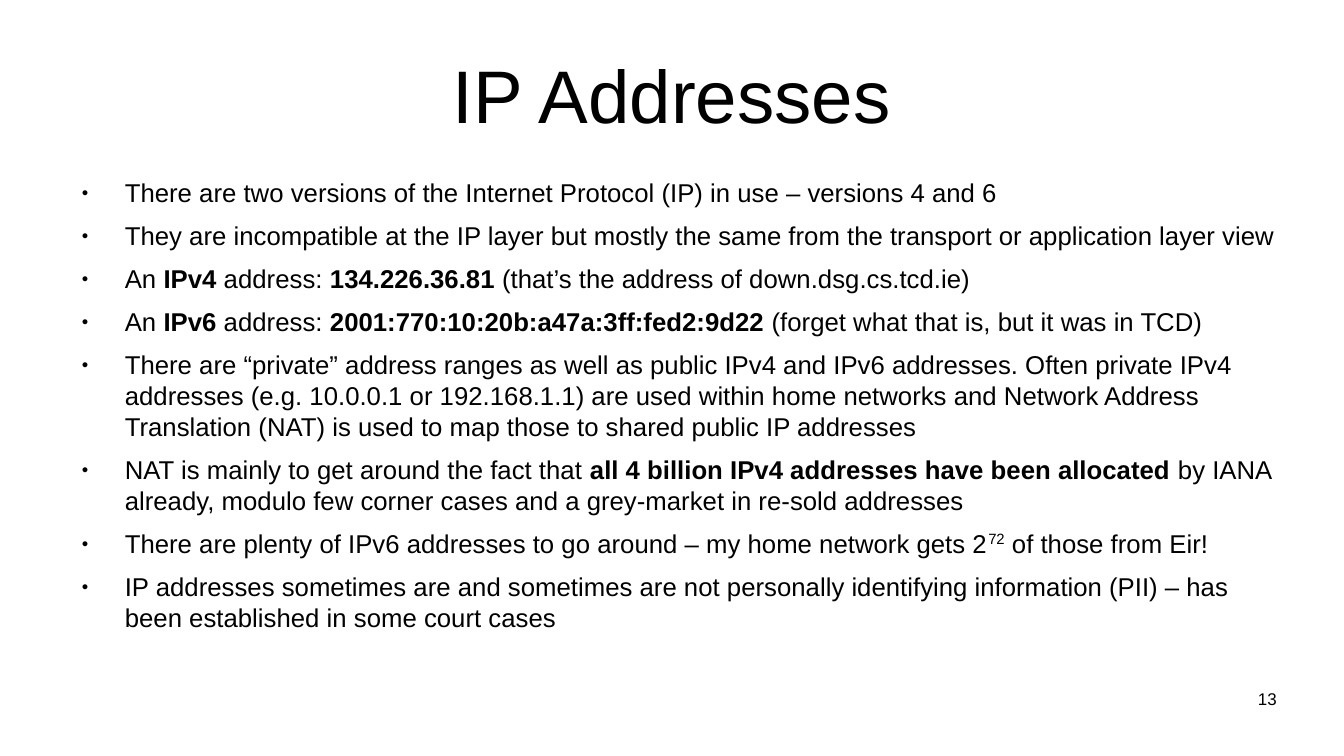
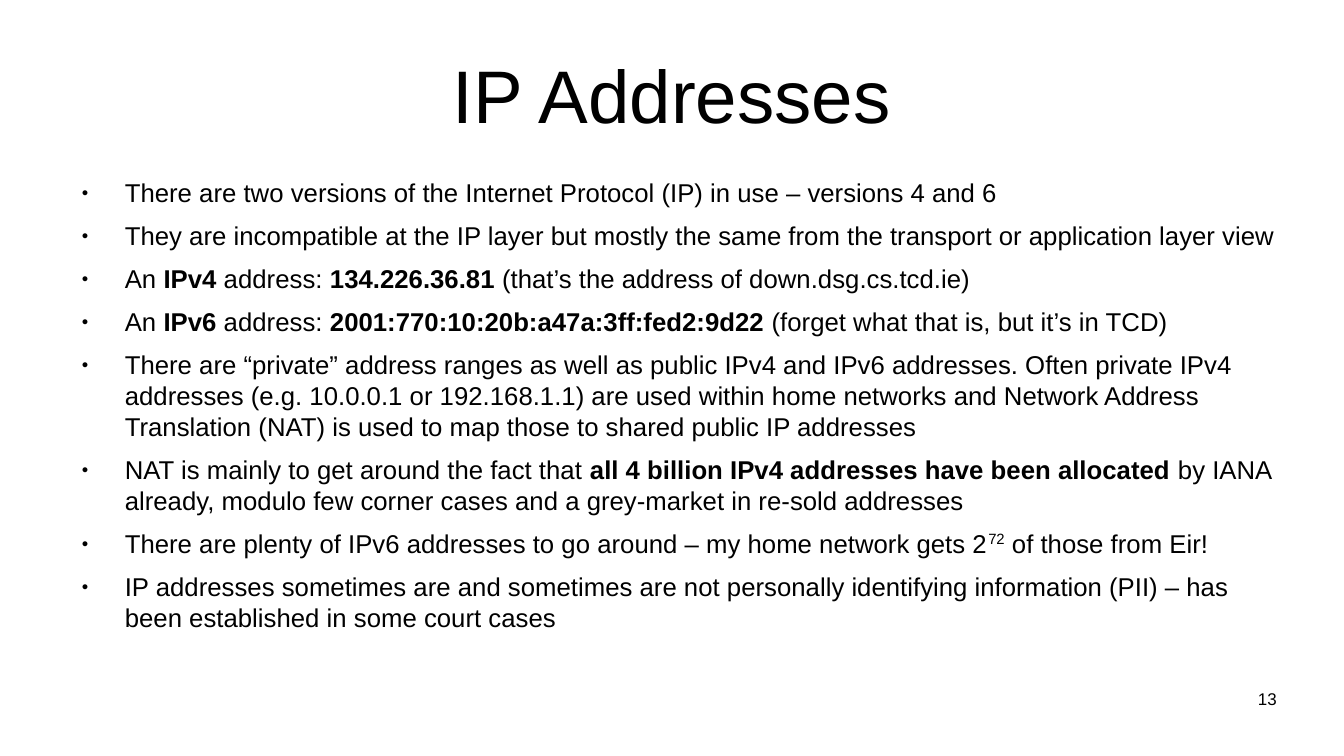
Before and after one commit to sftcd/witidtm, a slide deck: slide 13 of lectures/2024-2025/200-web.odp. Drawn at 1344x756 pixels with LibreOffice and Linux fonts; fonts in the diff are those of the drawing. Boxes give left, top, right and bottom in pixels: in the first picture for what was removed or moved away, otherwise in the second. Text is boxed around its words. In the diff, an @@ line names an element or a change of style, - is before the commit and + after.

```diff
--- a/lectures/2024-2025/200-web.odp
+++ b/lectures/2024-2025/200-web.odp
@@ text at (125,312,1168,337): text changed @@
-● An IPv6 address: 2001:770:10:20b:a47a:3ff:fed2:9d22 (forget what that is, but it was in TCD)
+● An IPv6 address: 2001:770:10:20b:a47a:3ff:fed2:9d22 (forget what that is, but it’s in TCD)
```
Also in this commit, not shown: 1 other file.
